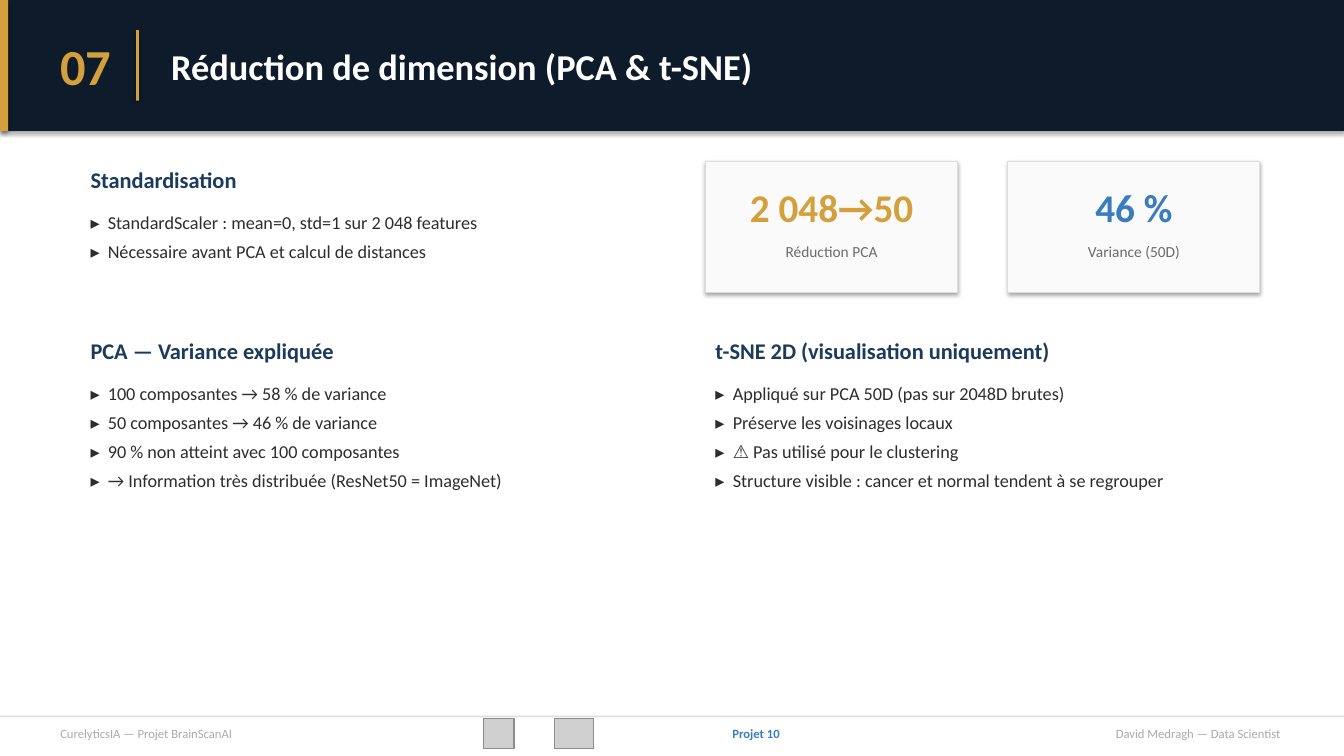
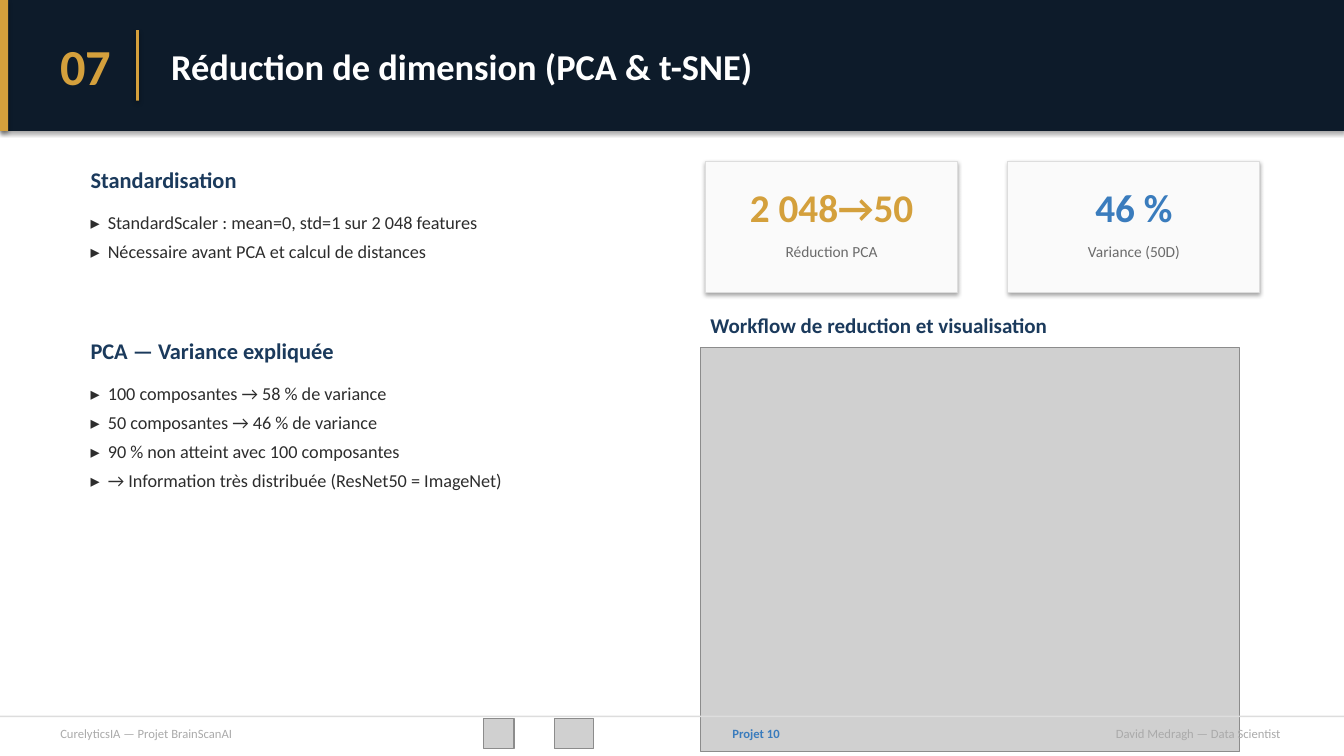
Before and after one commit to davidmedragh/projet10, a slide deck: slide 12 of livrables/projet10_presentation.pptx. Drawn at 1344x756 pixels with LibreOffice and Linux fonts; fonts in the diff are those of the drawing; grey boxes stand for pictures. Boxes give left, top, right and bottom in pixels: in the first picture for what was removed or moved away, otherwise in the second. Text is boxed around its words. In the diff, an @@ line names an element or a change of style, - is before the commit and + after.

```diff
--- a/livrables/projet10_presentation.pptx
+++ b/livrables/projet10_presentation.pptx
@@ text added at (x1=710, y1=318, x2=1047, y2=333), 15 pt, text #1B3A5C, bold @@
+Workflow de reduction et visualisation
@@ picture added at (x1=701, y1=348, x2=1240, y2=752) @@
@@ text removed at (x1=715, y1=342, x2=1164, y2=490) @@
-t-SNE 2D (visualisation uniquement)
-▸ Appliqué sur PCA 50D (pas sur 2048D brutes)
-▸ Préserve les voisinages locaux
-▸ ⚠ Pas utilisé pour le clustering
-▸ Structure visible : cancer et normal tendent à se regrouper
```
Also in this commit, not shown: 2 other slides changed, 25 other files.
